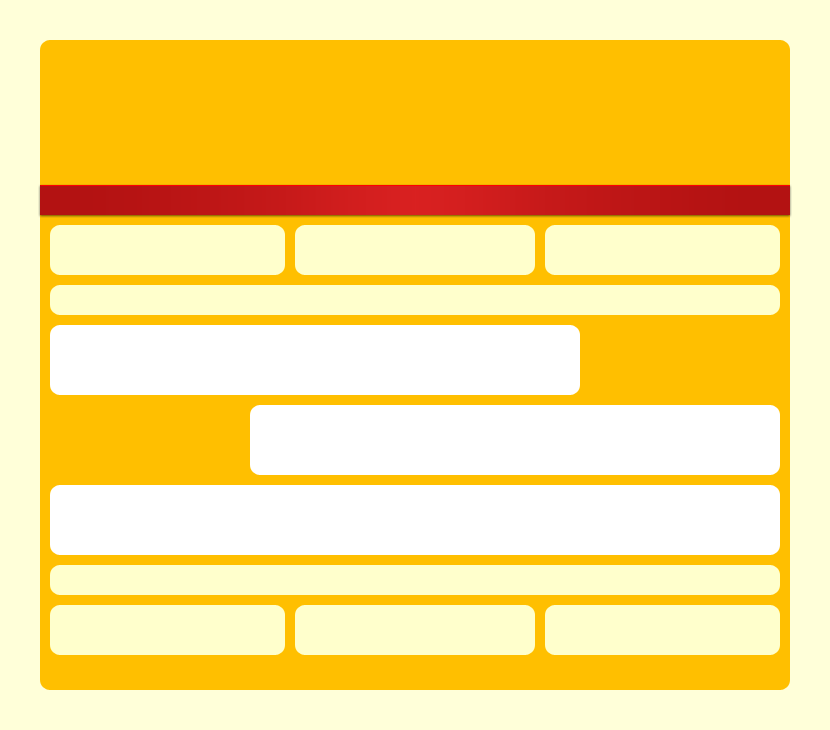
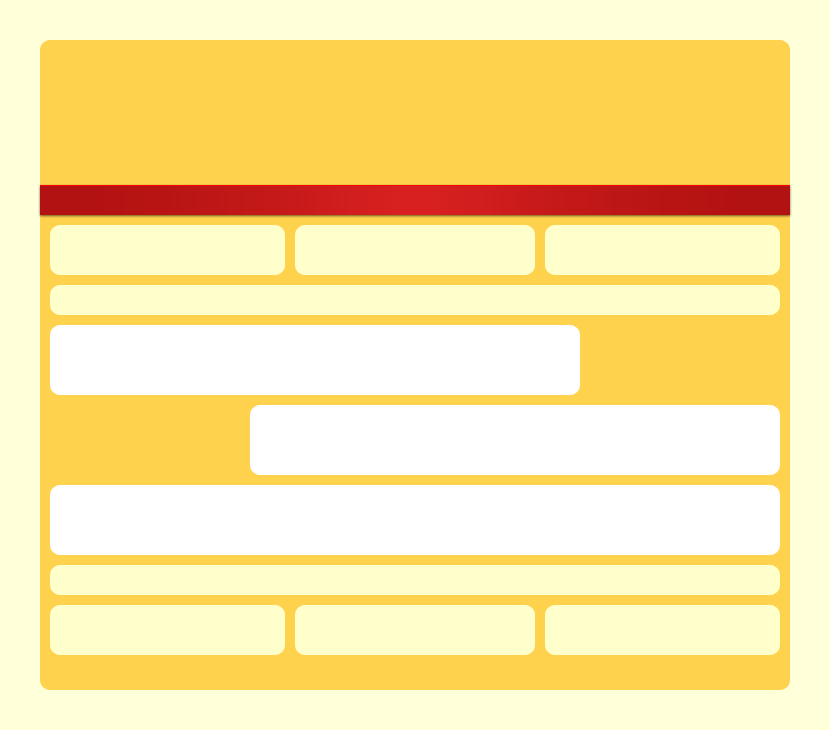
Two versions of the same layered image (830x730). Layer-by-layer changes:
pixels changed over (40, 40, 790, 690) (layer not identified)
